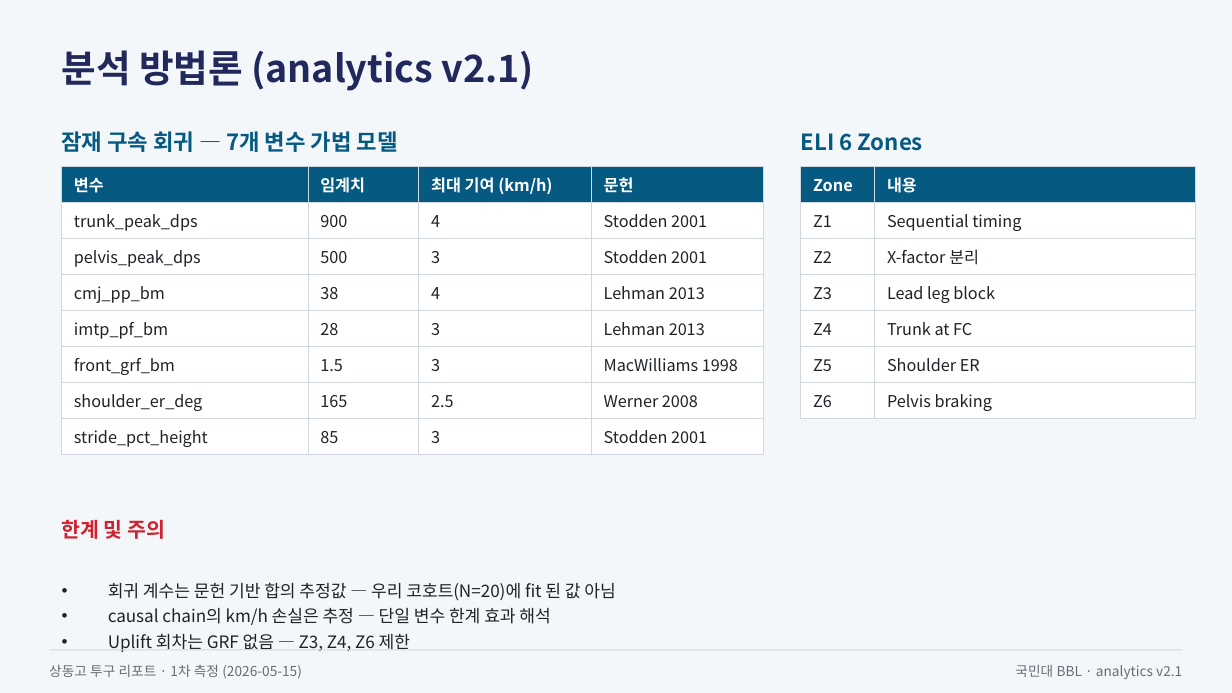
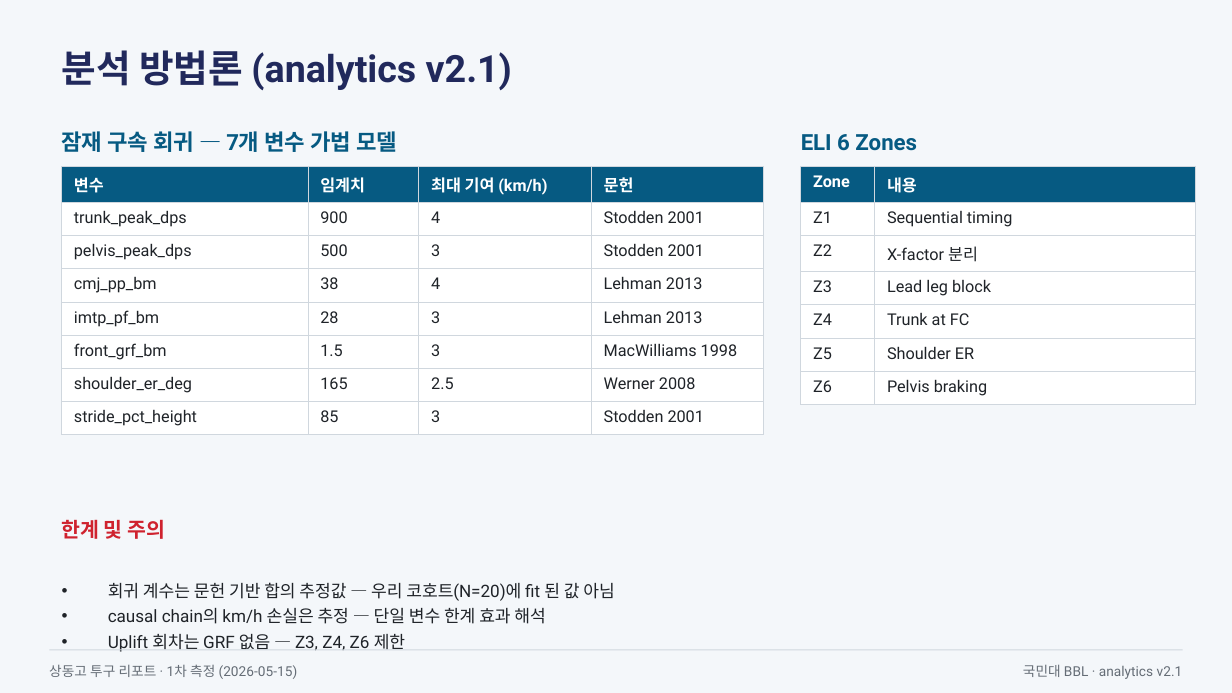
Before and after one commit to kkl0511/Dashboard_Pitching_Team, a slide deck: slide 23 of docs/코치미팅_1차_2026-05-15.pptx. Drawn at 1232x693 pixels with LibreOffice and Linux fonts; fonts in the diff are those of the drawing. Boxes give left, top, right and bottom in pixels: in the first picture for what was removed or moved away, otherwise in the second. Text is boxed around its words. In the diff, an @@ line names an element or a change of style, - is before the commit and + after.

```diff
--- a/docs/코치미팅_1차_2026-05-15.pptx
+++ b/docs/코치미팅_1차_2026-05-15.pptx
@@ table at <box>62,166,764,430</box> @@
@@ font Noto Sans CJK KR to Roboto @@
@@ table at <box>801,166,1195,400</box> @@
@@ font Noto Sans CJK KR to Roboto @@
@@ font Noto Sans CJK KR to Roboto in 6 elements at <box>62,50,512,90</box>, <box>62,131,397,152</box>, <box>801,134,917,151</box>, <box>108,582,614,652</box>, <box>49,664,298,679</box>, <box>1023,664,1183,679</box> @@
```
Also in this commit, not shown: 22 other slides changed, 2 other files.
